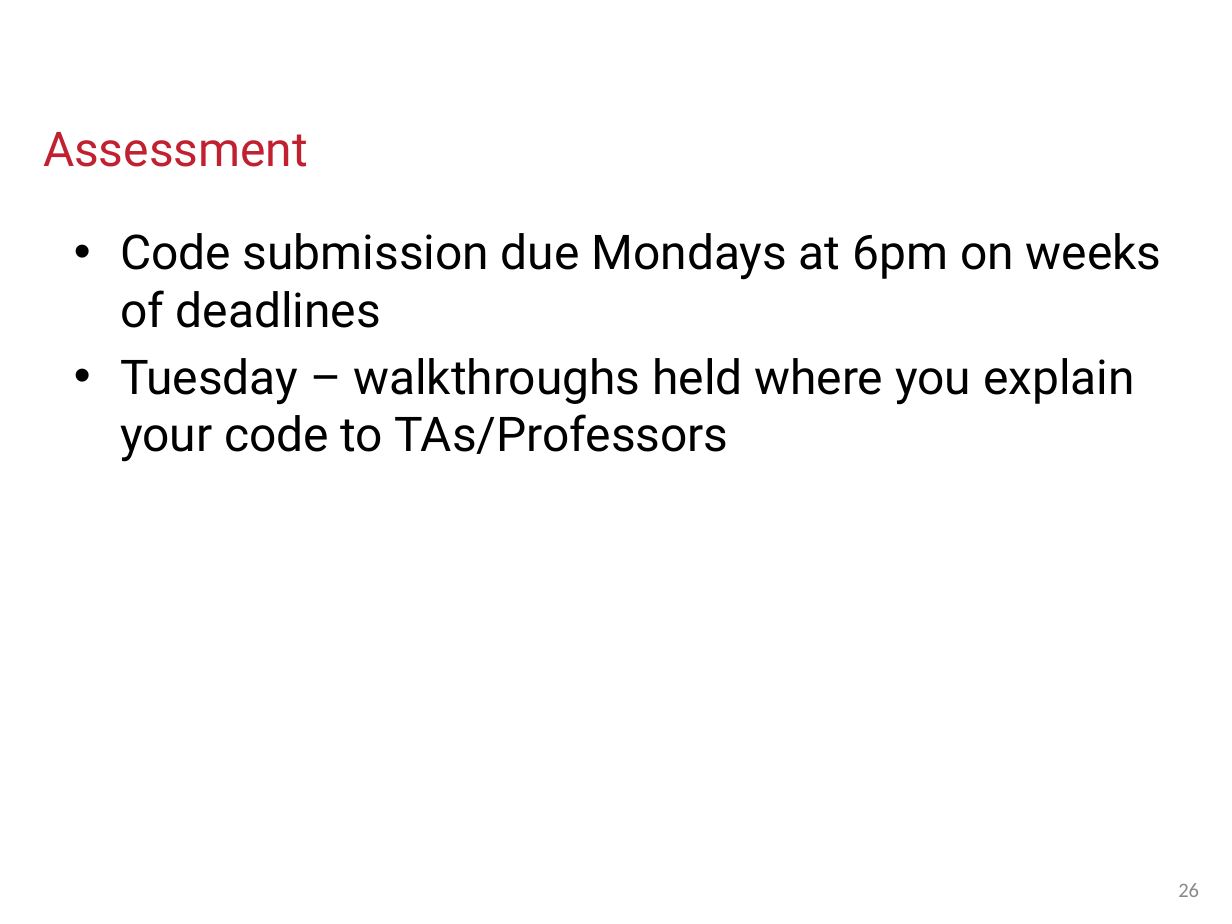
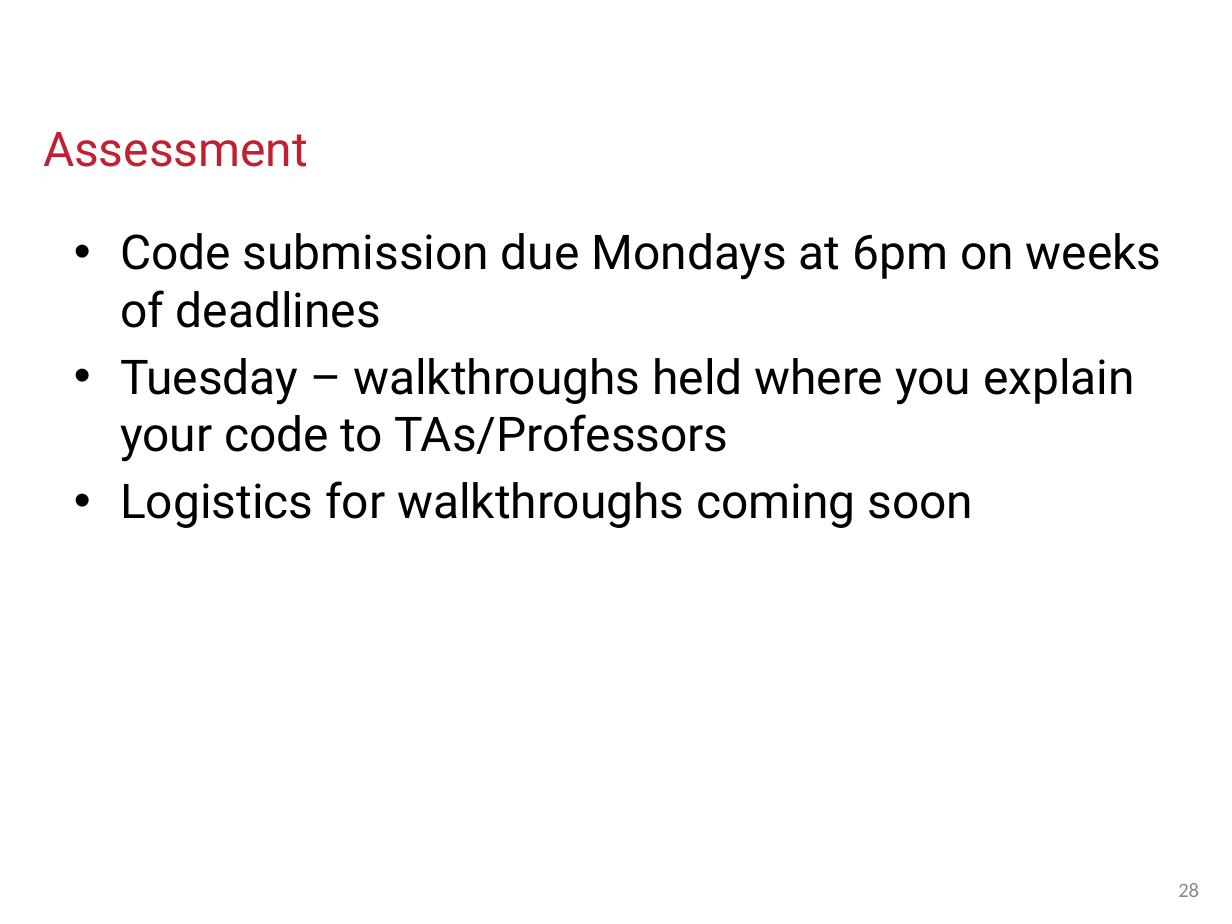
Before and after one commit to CS5010PDP2017FALL/cs5010pdp2017fall.github.io, a slide deck: slide 28 of Modules/PDP week 1.pptx (slide 26 before the commit). Drawn at 1232x924 pixels with LibreOffice and Linux fonts; fonts in the diff are those of the drawing; background and template pictures are left out. Boxes give left, top, right and bottom in pixels: in the first picture for what was removed or moved away, otherwise in the second. Text is boxed around its words. In the diff, an @@ line names an element or a change of style, - is before the commit and + after.

```diff
--- a/Modules/PDP week 1.pptx
+++ b/Modules/PDP week 1.pptx
@@ text at [120,481,973,528]: paragraph added @@
+• Logistics for walkthroughs coming soon
@@ page number at [1178,883,1199,897]: text changed @@
-26
+28
```
Also in this commit, not shown: 8 other slides changed, 2 slides added, 1 slide removed, 1 other file.
